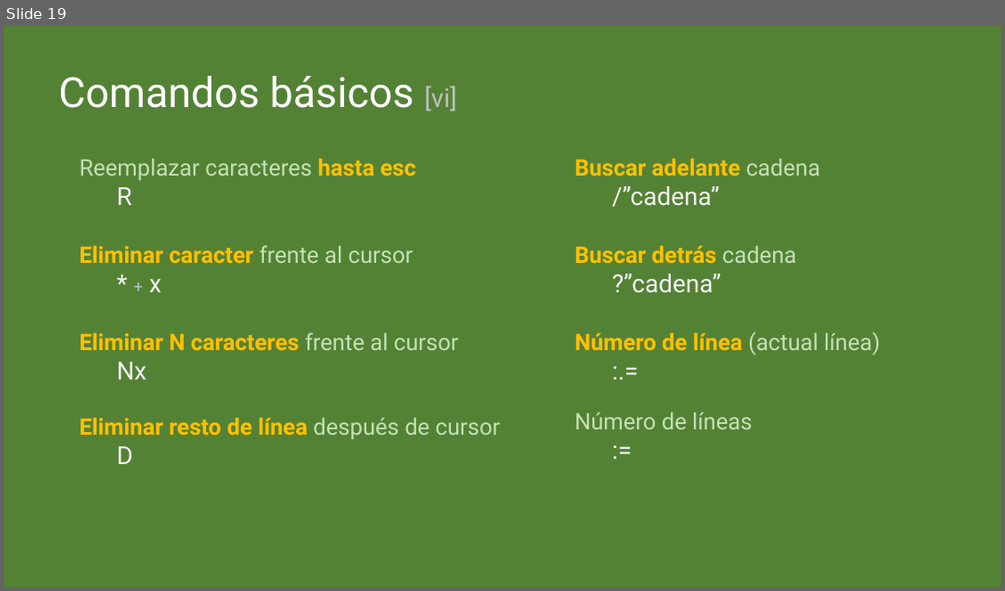
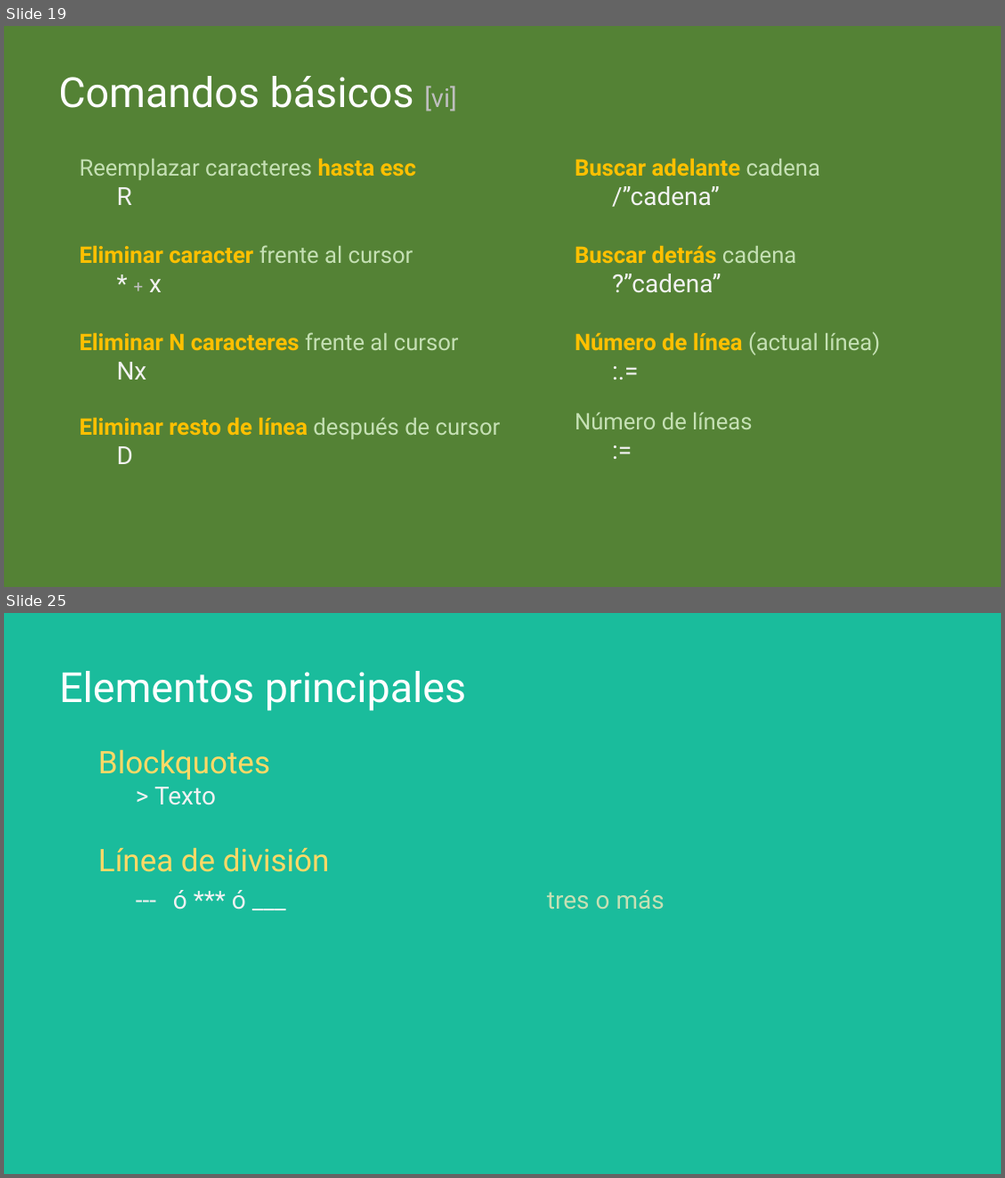
Before and after one commit to cimadev/PlaticasTalleres, a slide deck: 2017/dec_7_Git_GitHub_WorkShop/DGO.pptx. Shown one above the other, each under a label of ours: slide 19 before the commit, slides 19 and 25 after it; the slides between them are not shown. The pictures are 1005x591 and 1005x1178 pixels, drawn with LibreOffice and Linux fonts; fonts in the diff are those of the drawing. Boxes give left, top, right and bottom in pixels: in the first picture for what was removed or moved away, otherwise in the second. Text is boxed around its words. In the diff, an @@ line names an element or a change of style, - is before the commit and + after.

```diff
--- a/2017/dec_7_Git_GitHub_WorkShop/DGO.pptx
+++ b/2017/dec_7_Git_GitHub_WorkShop/DGO.pptx
@@ slide 25 added at [4,613,1001,1174], background #1ABC9C @@
@@ text added at [59,671,466,711], 40 pt, text #FFFFFF @@
+Elementos principales
@@ text added at [98,749,664,909], 30 pt, text #FFD966 @@
+Blockquotes
+> Texto
+Línea de división
+--- ó *** ó ___ tres o más
```
Also in this commit, not shown: 1 slide changed, 6 other slides added, 1 slide removed.
